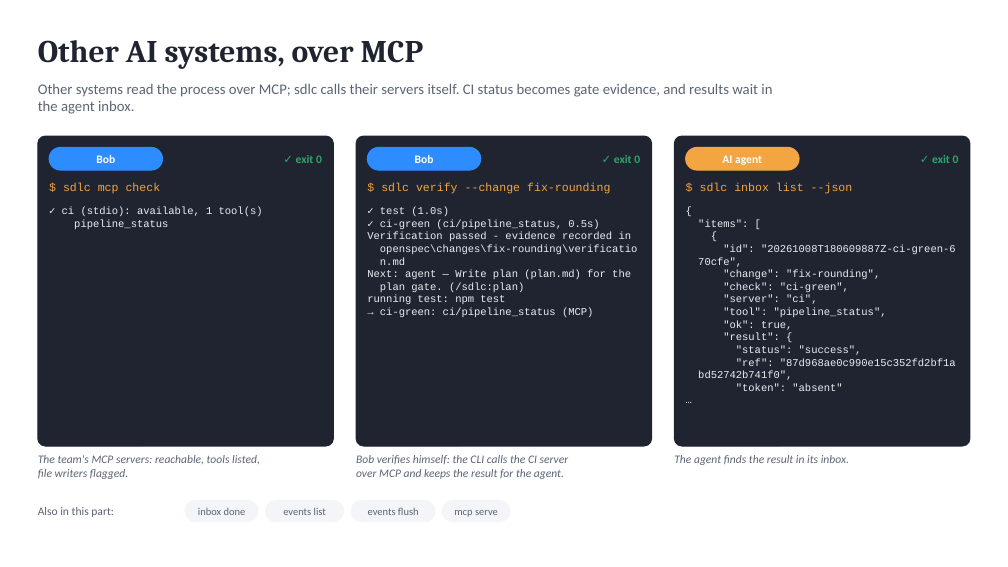
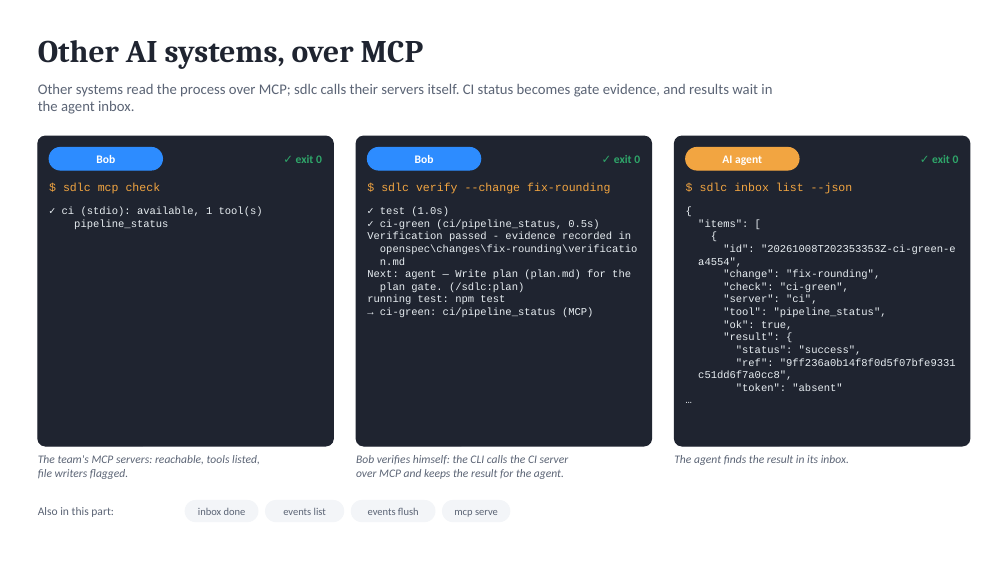
Before and after one commit to marin-ai-tech/sdlc, a slide deck: slide 19 of docs/demo/sdlc-calculator-demo.en.pptx. Drawn at 1008x567 pixels with LibreOffice and Linux fonts; fonts in the diff are those of the drawing. Boxes give left, top, right and bottom in pixels: in the first picture for what was removed or moved away, otherwise in the second. Text is boxed around its words. In the diff, an @@ line names an element or a change of style, - is before the commit and + after.

```diff
--- a/docs/demo/sdlc-calculator-demo.en.pptx
+++ b/docs/demo/sdlc-calculator-demo.en.pptx
@@ text at (x1=698, y1=245, x2=956, y2=267): text changed @@
-"id": "20261008T180609887Z-ci-green-6
-70cfe",
+"id": "20261008T202353353Z-ci-green-e
+a4554",
@@ text at (x1=698, y1=358, x2=956, y2=380): text changed @@
-"ref": "87d968ae0c990e15c352fd2bf1a
-bd52742b741f0",
+"ref": "9ff236a0b14f8f0d5f07bfe9331
+c51dd6f7a0cc8",
```
Also in this commit, not shown: 4 other slides changed, 59 other files.
